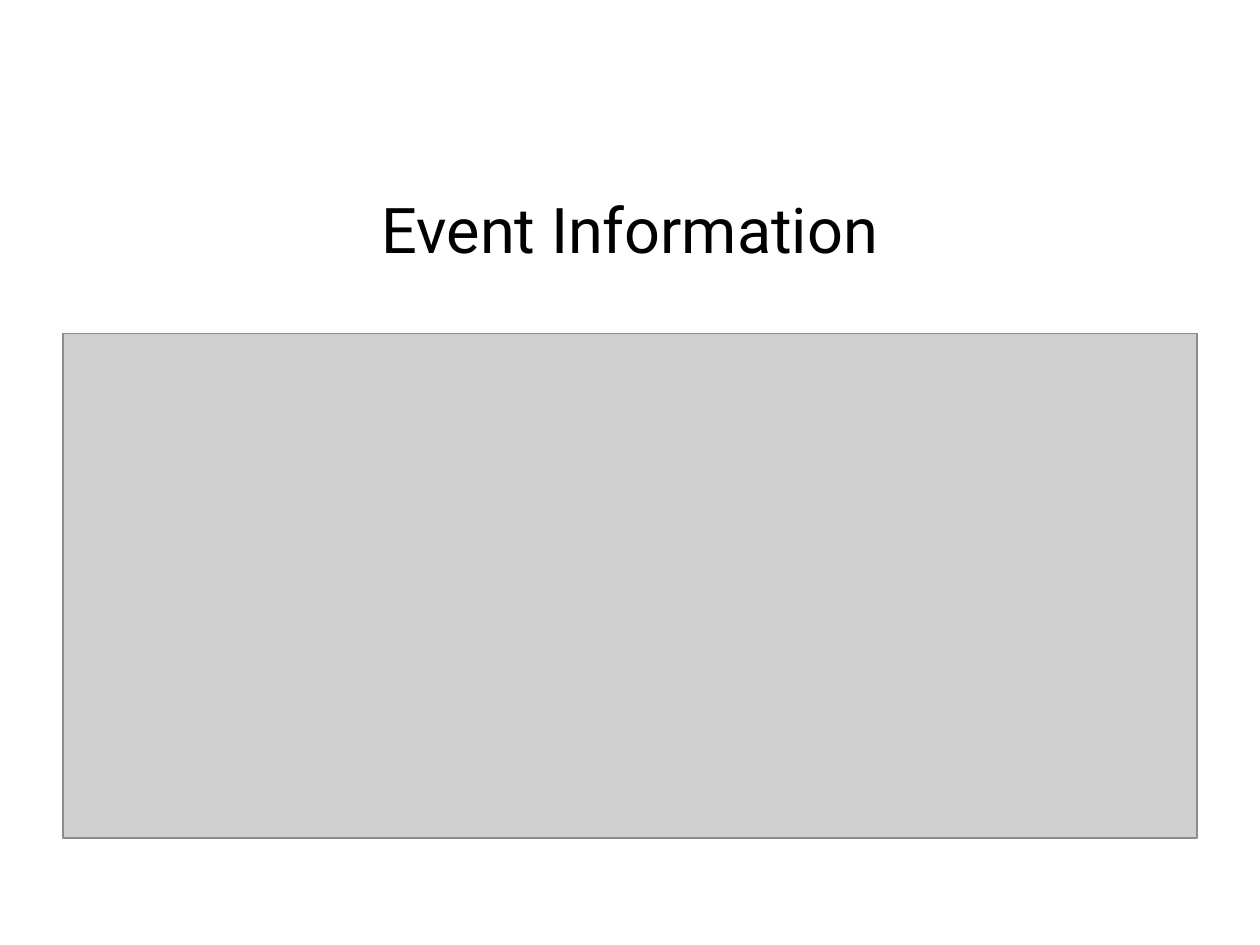
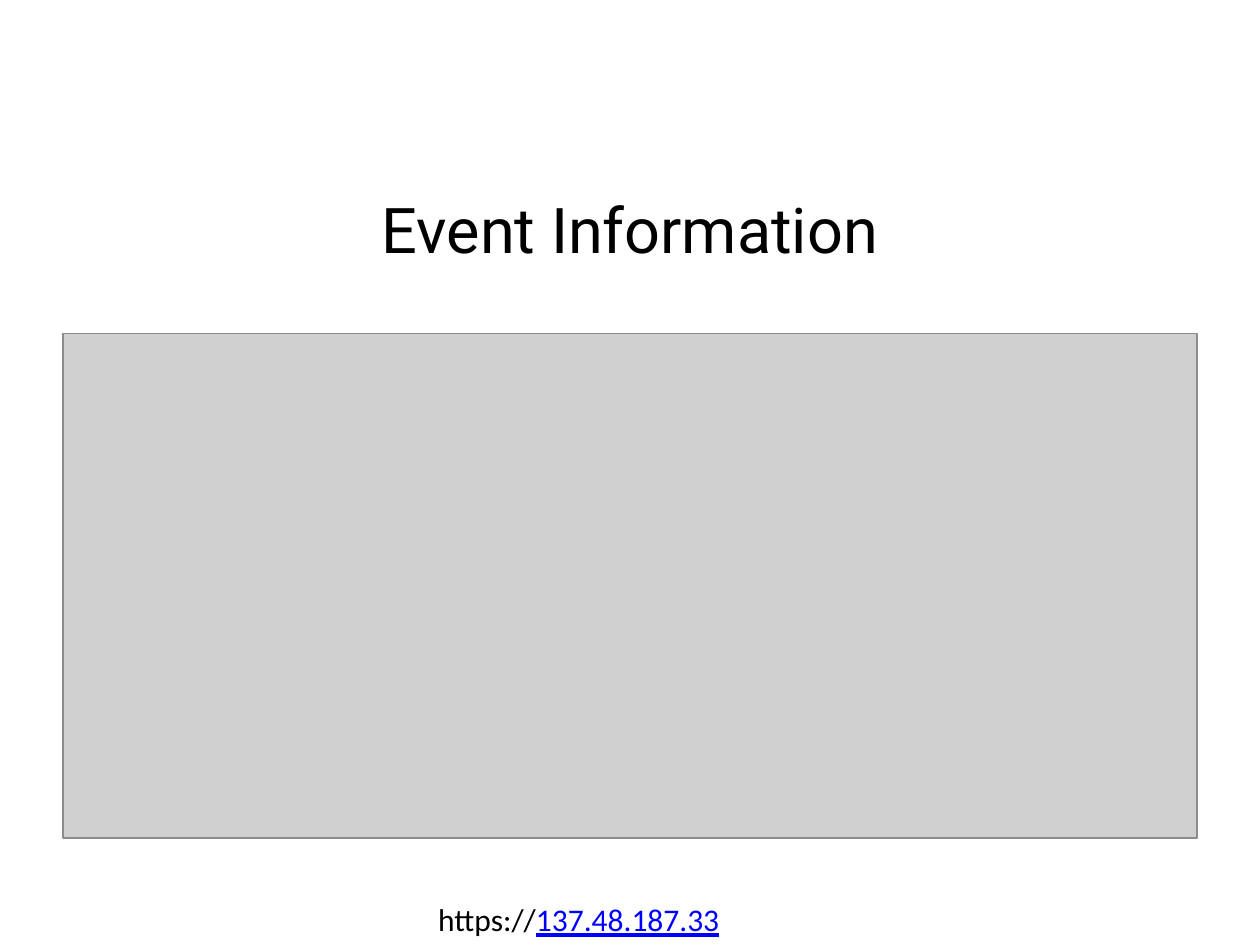
Before and after one commit to team-assure/Semester-Project, a slide deck: slide 4 of Class-Presentation/MISP_Presentation.pptx. Drawn at 1260x945 pixels with LibreOffice and Linux fonts; fonts in the diff are those of the drawing; grey boxes stand for pictures; background and template pictures are left out. Boxes give left, top, right and bottom in pixels: in the first picture for what was removed or moved away, otherwise in the second. Text is boxed around its words. In the diff, an @@ line names an element or a change of style, - is before the commit and + after.

```diff
--- a/Class-Presentation/MISP_Presentation.pptx
+++ b/Class-Presentation/MISP_Presentation.pptx
@@ text added at bbox=[438, 909, 719, 937], 18 pt, text #0000FF, underline @@
+https://137.48.187.33
```
Also in this commit, not shown: 2 slides added.
